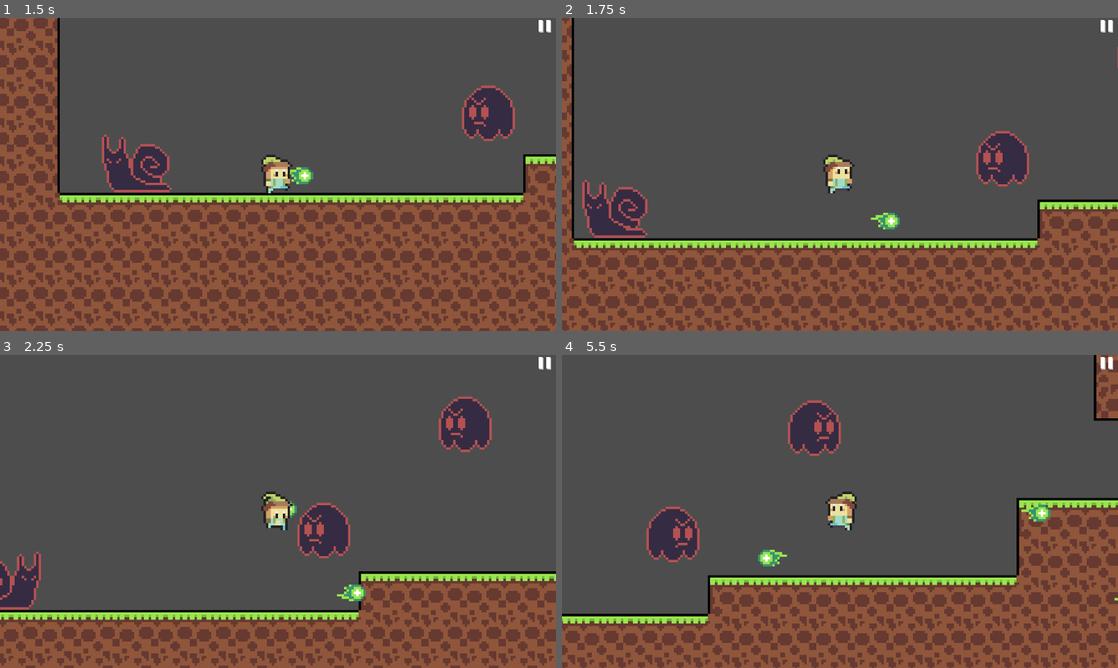
Above: before the commit, frames 1-4 (two rows, left to right).
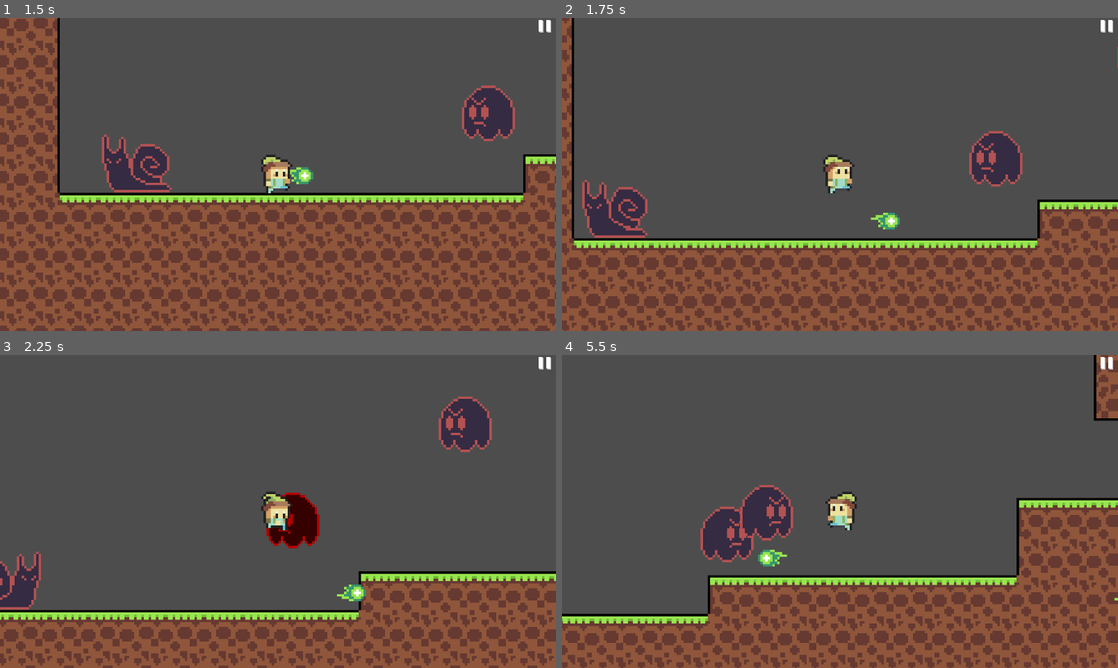
Above: after the commit, the same moments.

Repository: kettle-7/WhereIsSpund
Game: Godot game, scene res://titlescreen.tscn
The game is run twice, just before and just after one commit, with the same random seed, the same clock (stepped at 60 frames per second) and the same inputs.
Inputs:
- Up to frame 1 (1.5 s): click "play" at 0.5 s; hold D (right) from 1.28 s (still down); tap Z (z) at 1.35 s
- Up to frame 2 (1.75 s): keep holding D (right); tap W (up) at 1.52 s
- Up to frame 3 (2.25 s): keep holding D (right); tap Z (z) at 2.1 s
- Up to frame 4 (5.5 s): tap W (up) at 2.27, 3.77, 4.52, 5.27 s; release D (right) at 2.78 s; hold A (left) 2.78-3.53 s; tap Z (z) every 0.75 s from 2.85 to 5.1 s; hold D (right) 3.53-5.03 s; hold A (left) from 5.03 s (still down)

Frame 1 is identical in both runs. In frame 2, 0.9% of the frame differs, in the area x 73-84%, y 36-54%; in frame 3, 2.0%; in frame 4, 5.5%, in the area x 15-88%, y 14-67%.

Commit message:
ghosts follow player

Diff:
--- a/enemy_01.gd
+++ b/enemy_01.gd
@@ -15,9 +15,10 @@
 		queue_free()
 
 func _process(delta: float) -> void:
+
 	if can_see_player:
-		global_position = lerp(global_position,player.global_position,0.01)
-
+		global_position = lerp(global_position, player.global_position,0.01)
+	print(can_see_player)
 	if player.global_position.x > global_position.x:
 		animated_sprite_2d.flip_h = false
 	else:
@@ -33,5 +34,5 @@
 
 
 func _on_view_area_area_entered(area: Area2D) -> void:
-	if area.name == "pa":
+	if area.name == "player_area":
 		can_see_player = true
Not shown: 1 places in enemy_01.tscn that only renumber resources
